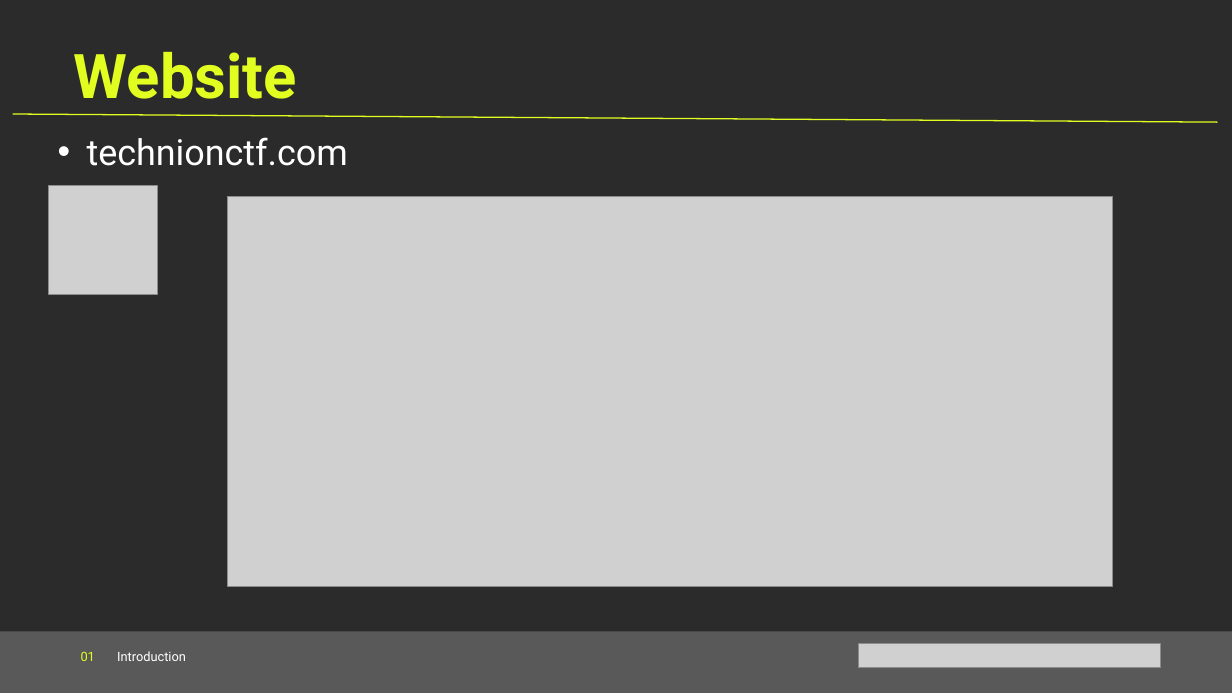
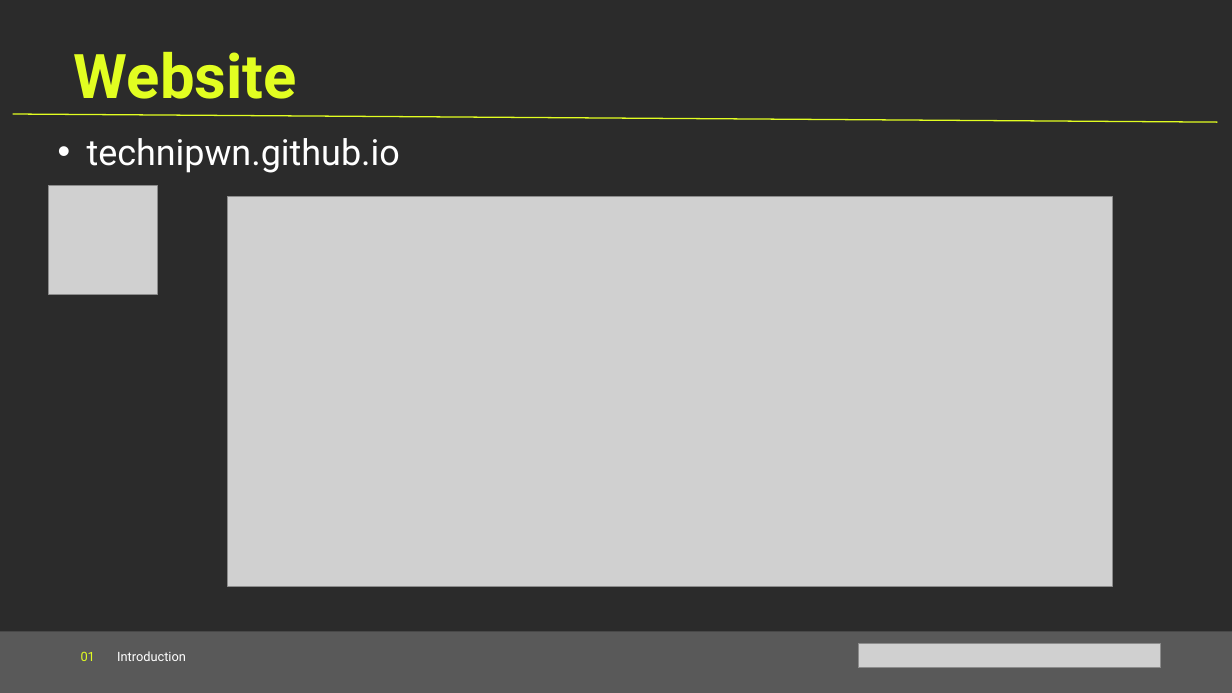
Before and after one commit to Technipwn/Technipwn.github.io, a slide deck: slide 5 of files/introduction.pptx. Drawn at 1232x693 pixels with LibreOffice and Linux fonts; fonts in the diff are those of the drawing; grey boxes stand for pictures; background and template pictures are left out; a plain dark background stands for a picture behind light text. Boxes give left, top, right and bottom in pixels: in the first picture for what was removed or moved away, otherwise in the second. Text is boxed around its words. In the diff, an @@ line names an element or a change of style, - is before the commit and + after.

```diff
--- a/files/introduction.pptx
+++ b/files/introduction.pptx
@@ text at (87, 138, 400, 173): text changed @@
-• technionctf.com
+• technipwn.github.io
```
Also in this commit, not shown: 3 other slides changed, 3 slides removed, 22 other files.
